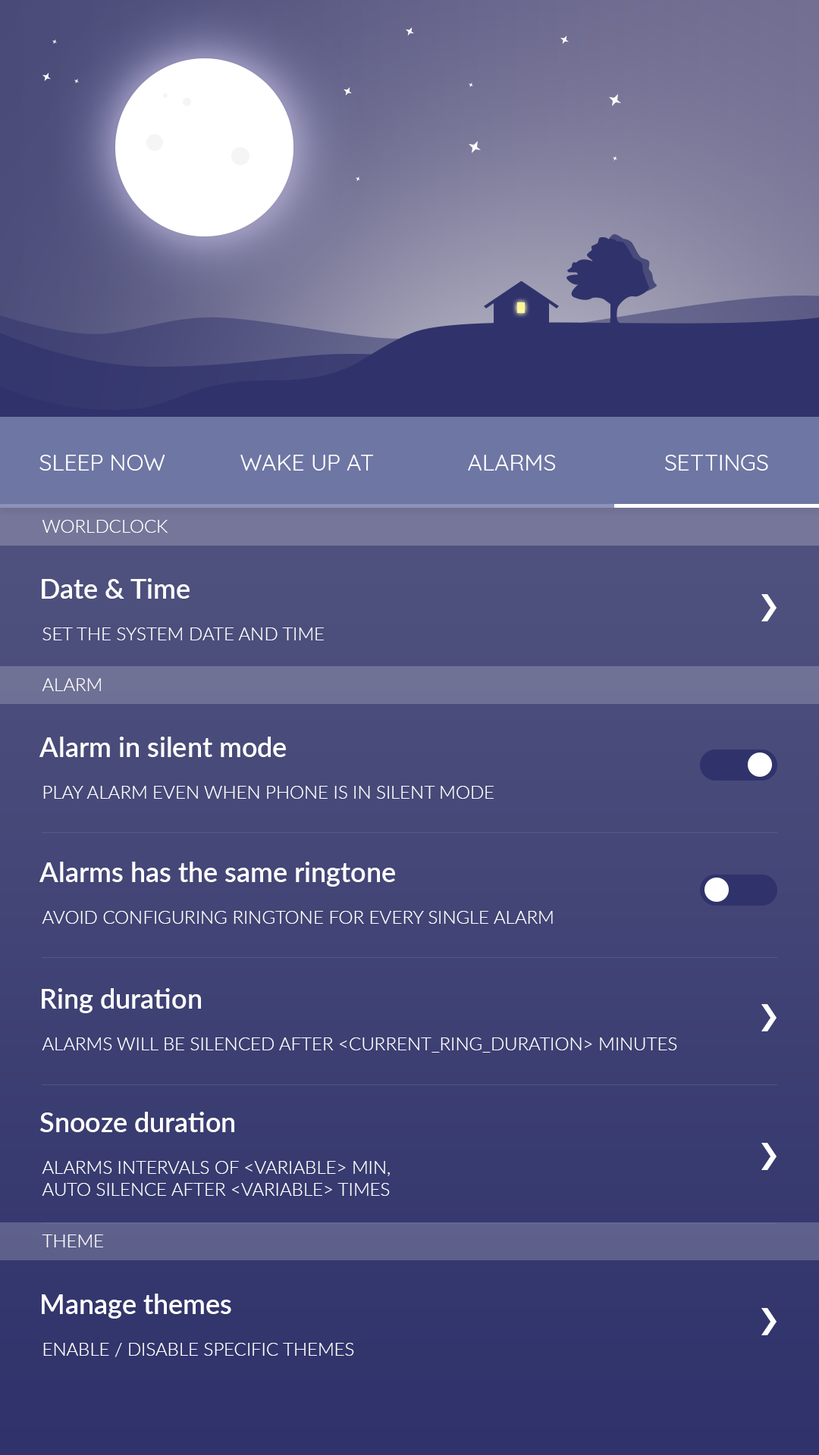
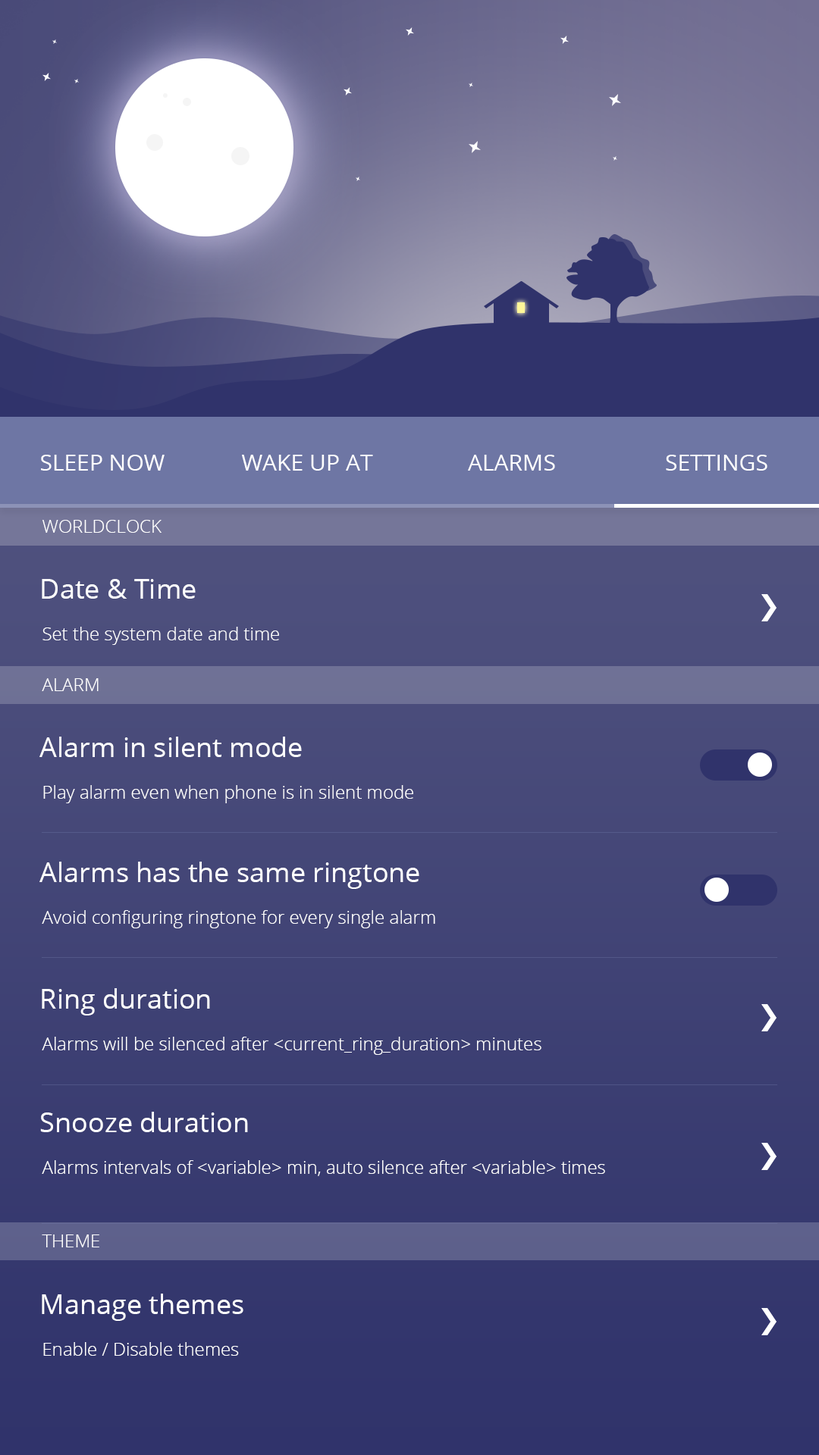
Before/after of a 819×1455 layered artwork. What changed in the layer stack:
painted on "SLEEP NOW" over [39, 454, 166, 471]
painted on "WAKE UP AT" over [240, 454, 374, 471]
painted on "ALARMS" over [467, 454, 555, 471]
painted on "SETTINGS" over [664, 454, 768, 471]
painted on "WORLDCLOCK" over [41, 519, 169, 533]
painted on "Date & Time" over [41, 578, 196, 599]
renamed "SET THE SYSTEM DATE AND TIME" to "Set the system date and time", painted on it over [42, 626, 324, 646]
painted on "Alarm" over [41, 678, 101, 692]
painted on "Alarm in silent mode" over [39, 736, 302, 758]
renamed "PLAY ALARM EVEN WHEN PHONE IS IN SILENT MODE" to "Play alarm even when phone is in silent mode", painted on it over [43, 785, 494, 804]
painted on "Alarms has the same ringtone" over [39, 861, 420, 890]
renamed "avoid configuring ringtone for every single alarm" to "Avoid configuring ringtone for every single alarm", painted on it over [41, 910, 553, 929]
painted on "Ring duration" over [41, 988, 210, 1016]
painted on "Alarms will be silenced after <current_ring_duration> minutes" over [41, 1036, 677, 1056]
painted on "Snooze duration" over [40, 1111, 248, 1133]
renamed "Alarms intervals of <variable> min, auto silence after <variab" to "Alarms intervals of <variable> min, auto silence after <variabl", painted on it over [41, 1160, 605, 1197]
painted on "THEME" over [41, 1234, 104, 1248]
painted on "Manage themes" over [41, 1293, 244, 1322]
renamed "ENABLE / DISABLE SPECIFIC THEMES" to "Enable / Disable themes", painted on it over [43, 1342, 354, 1358]
